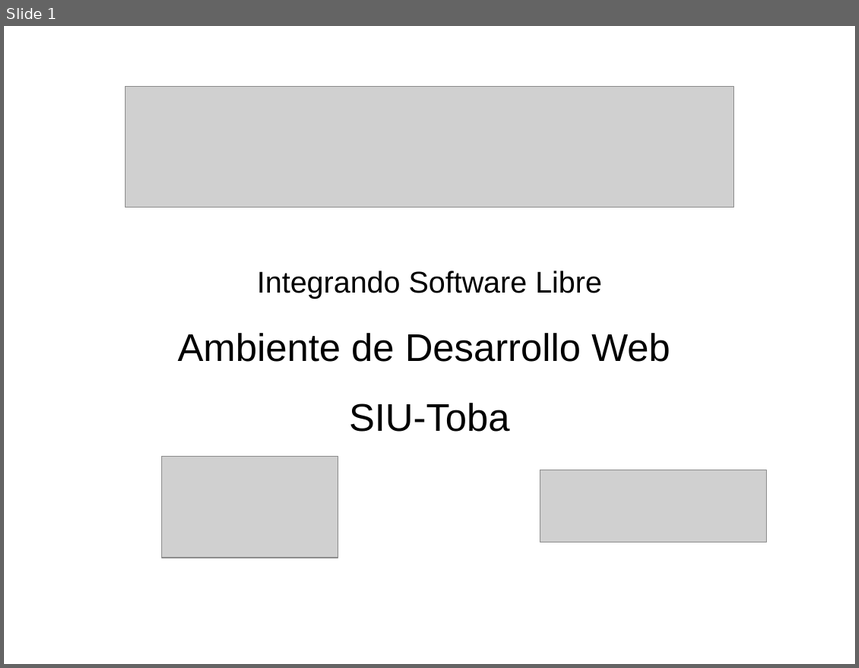
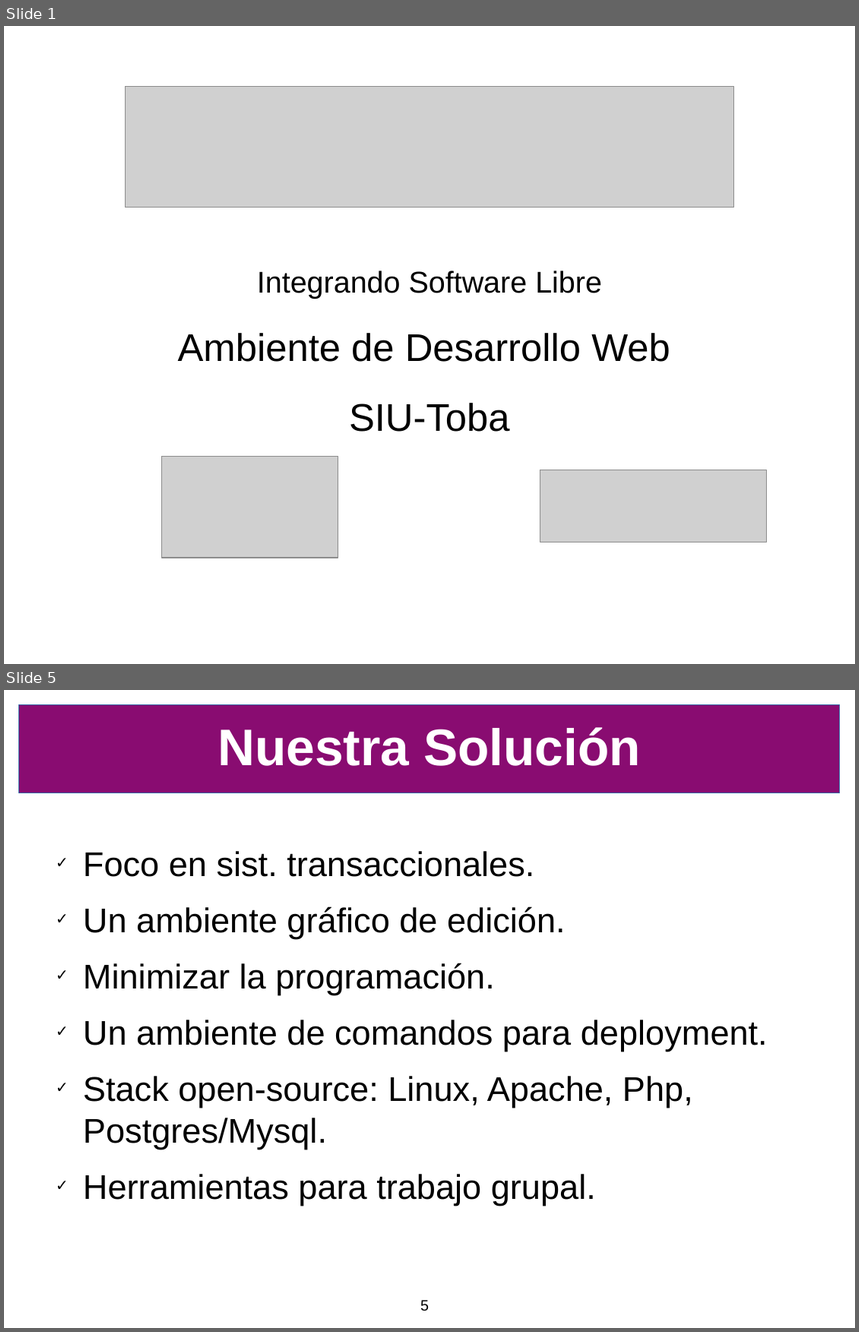
Before and after one commit to SIU-Toba/framework, a slide deck: doc/presentacion/CafeConf2006.odp. Shown one above the other, each under a label of ours: slide 1 before the commit, slides 1 and 5 after it; the slides between them are not shown. The pictures are 859x668 and 859x1332 pixels, drawn with LibreOffice and Linux fonts; fonts in the diff are those of the drawing; grey boxes stand for pictures; background and template pictures are left out. Boxes give left, top, right and bottom in pixels: in the first picture for what was removed or moved away, otherwise in the second. Text is boxed around its words. In the diff, an @@ line names an element or a change of style, - is before the commit and + after.

Commit message:
Mas ideas para la presentacion, modifique el estilo del odp

```diff
--- a/doc/presentacion/CafeConf2006.odp
+++ b/doc/presentacion/CafeConf2006.odp
@@ slide 5 added at (4, 690, 855, 1328), background #FFFFFF @@
@@ rectangle added at (19, 705, 841, 793), fill #890C71, outline #3465A4 0 pt @@
@@ title added at (218, 727, 640, 766), 48 pt, text #FFFFFF, bold @@
+Nuestra Solución
@@ text added at (83, 851, 768, 1206), 32 pt, text #000000 @@
+✓ Foco en sist. transaccionales.
+✓ Un ambiente gráfico de edición.
+✓ Minimizar la programación.
+✓ Un ambiente de comandos para deployment.
+✓ Stack open-source: Linux, Apache, Php, Postgres/Mysql.
+✓ Herramientas para trabajo grupal.
@@ page number added at (420, 1300, 429, 1312), 14 pt, text #000000 @@
+5
```
Also in this commit, not shown: 8 other slides added, 5 slides removed, 1 other file.
